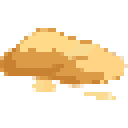
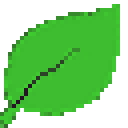
Comparing the layer stacks of the two 128x128 images. Changes:
hid "Calque 12" over [0, 28, 128, 100]
added layer "Calque 14" above "092_stone" over [0, 4, 120, 128]
